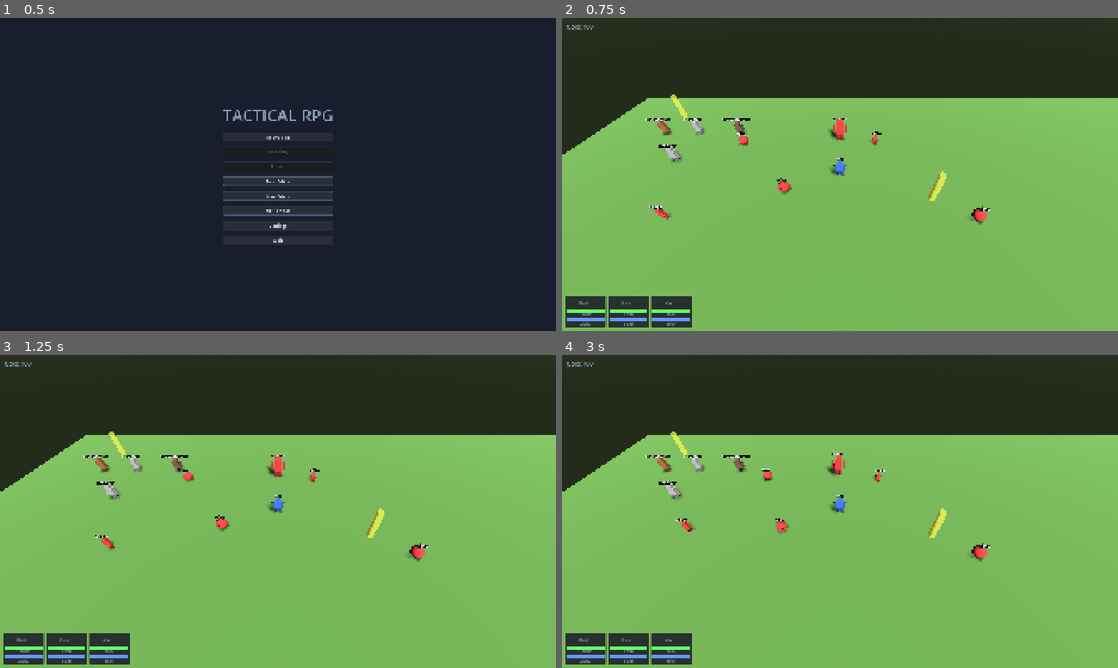
Above: before the commit, frames 1-4 (two rows, left to right).
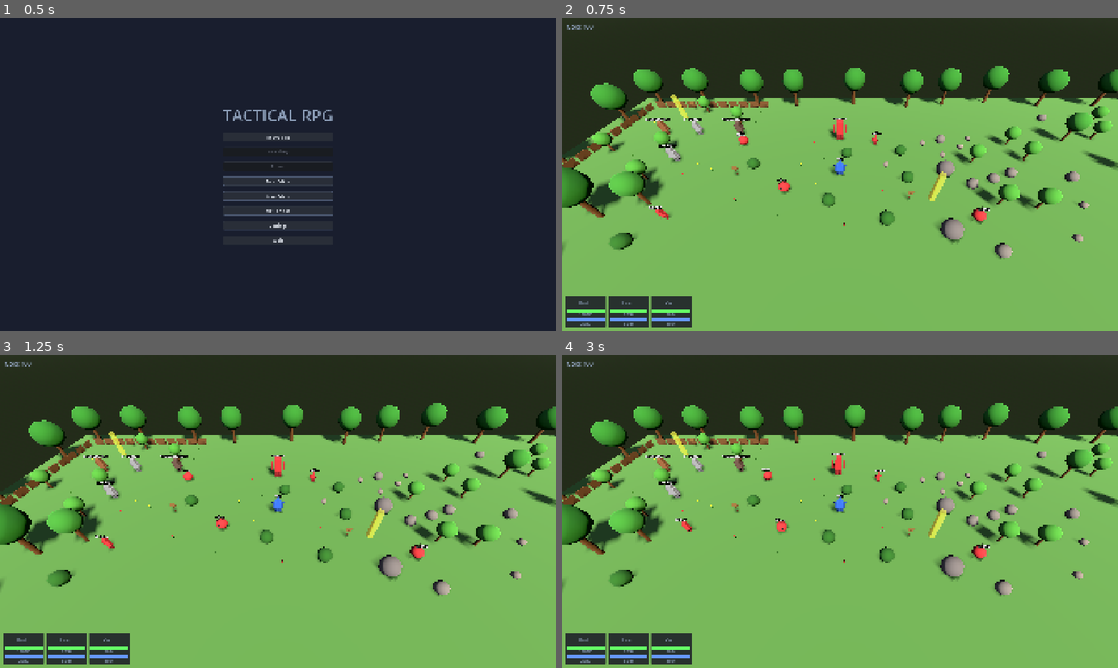
Above: after the commit, the same moments.

Repository: LampeB/tactical-rpg-game
Game: Godot game, scene res://scenes/main_menu/main_menu.tscn
Two runs of this game, one before a commit and one after it. Both use one fixed random seed, a clock stepped at 60 frames per second and the inputs below.
Inputs (mouse positions are in pixels of both pictures, inside the frame that each line leads up to):
- Up to frame 1 (0.5 s): no input
- Up to frame 2 (0.75 s): click "New Game" at 0.5 s
- Up to frame 3 (1.25 s): no input
- Up to frame 4 (3 s): tap Enter at 1.25 s; move the mouse to (962, 495) at 1.27 s; hold D (move_right) 1.28-2 s; hold T (fast_travel) 1.28-2 s; click (962, 495) at 1.42 s; tap Space at 1.52 s; click "Travel" at 2 s; click "Cancel" at 2.75 s

Frame 1 is identical in both runs. In frame 2, 10% of the frame differs, in the area x 0-100%, y 15-78%; in frame 3, 10%; in frame 4, 10%.

Commit message:
Populate overworld with procedural 3D decorations
Add _populate_world() to overworld.gd that spawns ~180 CSG objects
using seeded RNG (seed=42) for deterministic placement. Zones:
border trees, forest west/north, town (flowers/grass/small trees),
road edges (bushes/flowers), cave area (rocks), eastern wilds.
Fences line town south+west edges, signs at town/cave/road fork.
2.5-unit exclusion radius around NPCs, markers, enemies, player.

Co-Authored-By: Claude Opus 4.6 <noreply@anthropic.com>

Diff:
--- a/scenes/world/overworld.gd
+++ b/scenes/world/overworld.gd
@@ -14,6 +14,20 @@
 const MESSAGE_DISPLAY_TIME: float = 3.0  ## Seconds to show messages
 const _PAUSE_SCENE := preload("res://scenes/menus/pause_menu.tscn")
 const _PARTY_HUD_SCRIPT := preload("res://scenes/world/party_hud.gd")
+
+# Decoration scenes
+const _TREE_LARGE := preload("res://scenes/world/objects/tree_large.tscn")
+const _TREE_MEDIUM := preload("res://scenes/world/objects/tree_medium.tscn")
+const _TREE_SMALL := preload("res://scenes/world/objects/tree_small.tscn")
+const _ROCK_LARGE := preload("res://scenes/world/objects/rock_large.tscn")
+const _ROCK_MEDIUM := preload("res://scenes/world/objects/rock_medium.tscn")
+const _ROCK_SMALL := preload("res://scenes/world/objects/rock_small.tscn")
+const _BUSH := preload("res://scenes/world/objects/bush.tscn")
+const _FENCE := preload("res://scenes/world/objects/fence.tscn")
+const _SIGN := preload("res://scenes/world/objects/sign.tscn")
+const _FLOWER_RED := preload("res://scenes/world/objects/flower_red.tscn")
+const _FLOWER_YELLOW := preload("res://scenes/world/objects/flower_yellow.tscn")
+const _GRASS := preload("res://scenes/world/objects/grass_tuft.tscn")
 
 var _message_timer: float = 0.0
 var _current_message: String = ""
@@ -68,6 +82,9 @@
 
 	# Snap camera to player immediately, then allow smooth follow
 	_orbit_camera.global_position = _player.global_position
+
+	# Populate world with decorations (trees, rocks, bushes, etc.)
+	_populate_world()
 
 	# Enable enemy detection after scene is fully loaded and player is positioned
 	_enable_enemy_detection()
@@ -296,3 +313,119 @@
 	_pause_menu_instance = null
 	SceneManager.clear_stack()
 	SceneManager.replace_scene("res://scenes/main_menu/main_menu.tscn")
+
+
+# === World Population ===
+
+func _populate_world() -> void:
+	## Procedurally spawns trees, rocks, bushes, flowers, fences, and signs.
+	## Uses seeded RNG for deterministic placement across sessions.
+	var decorations := Node3D.new()
+	decorations.name = "Decorations"
+
+	# Gather exclusion positions from entities (keep 2.5-unit radius clear)
+	var exclusions: Array[Vector3] = [_player.global_position]
+	for marker in _location_markers.get_children():
+		if marker is Node3D:
+			exclusions.append(marker.position)
+	for enemy in $Enemies.get_children():
+		if enemy is Node3D:
+			exclusions.append(enemy.position)
+	for child in get_children():
+		if "npc_id" in child and child is Node3D:
+			exclusions.append(child.position)
+
+	var rng := RandomNumberGenerator.new()
+	rng.seed = 42
+	var placed: Array[Vector3] = []
+
+	# Zone definitions: rect = Rect2(x, z, width, depth) in XZ plane
+	var zones: Array[Dictionary] = [
+		# Border trees (edges of 80x50 map)
+		{"rect": Rect2(1, 1, 78, 2), "objects": [_TREE_LARGE], "count": 15, "spacing": 5.0},
+		{"rect": Rect2(1, 47, 78, 2), "objects": [_TREE_LARGE], "count": 15, "spacing": 5.0},
+		{"rect": Rect2(1, 3, 2, 44), "objects": [_TREE_LARGE], "count": 8, "spacing": 5.0},
+		{"rect": Rect2(77, 3, 2, 44), "objects": [_TREE_LARGE], "count": 8, "spacing": 5.0},
+		# Forest West (x:0-15, z:20-48)
+		{"rect": Rect2(0, 20, 15, 28), "objects": [_TREE_LARGE, _TREE_LARGE, _TREE_MEDIUM, _BUSH], "count": 25, "spacing": 3.0},
+		# Forest North (x:15-65, z:35-48)
+		{"rect": Rect2(15, 35, 50, 13), "objects": [_TREE_LARGE, _TREE_MEDIUM, _TREE_SMALL, _BUSH], "count": 25, "spacing": 3.0},
+		# Town (x:4-19, z:4-18) — light decorations only
+		{"rect": Rect2(4, 4, 15, 14), "objects": [_TREE_SMALL, _FLOWER_RED, _FLOWER_YELLOW, _GRASS, _GRASS], "count": 25, "spacing": 1.5},
+		# Road edges (x:20-38, z:12-24)
+		{"rect": Rect2(20, 12, 18, 12), "objects": [_BUSH, _FLOWER_RED, _FLOWER_YELLOW, _GRASS], "count": 15, "spacing": 2.0},
+		# Cave area (x:33-50, z:10-25) — rocky terrain
+		{"rect": Rect2(33, 10, 17, 15), "objects": [_ROCK_LARGE, _ROCK_MEDIUM, _ROCK_SMALL, _ROCK_SMALL, _TREE_SMALL], "count": 18, "spacing": 2.0},
+		# Eastern wilds (x:50-78, z:2-48) — mixed wilderness
+		{"rect": Rect2(50, 2, 28, 46), "objects": [_TREE_MEDIUM, _TREE_SMALL, _ROCK_MEDIUM, _ROCK_SMALL, _BUSH], "count": 30, "spacing": 3.5},
+	]
+
+	for zone in zones:
+		var rect: Rect2 = zone["rect"]
+		var obj_list: Array = zone["objects"]
+		var count: int = zone["count"]
+		var spacing: float = zone["spacing"]
+		var placed_in_zone: int = 0
+		var attempts: int = 0
+
+		while placed_in_zone < count and attempts < count * 10:
+			attempts += 1
+			var x: float = rng.randf_range(rect.position.x, rect.position.x + rect.size.x)
+			var z: float = rng.randf_range(rect.position.y, rect.position.y + rect.size.y)
+			var pos := Vector3(x, 0, z)
+
+			if _is_valid_placement(pos, exclusions, placed, spacing):
+				var scene: PackedScene = obj_list[rng.randi_range(0, obj_list.size() - 1)]
+				var obj: Node3D = scene.instantiate()
+				obj.position = pos
+				obj.rotation.y = rng.randf_range(0, TAU)
+				decorations.add_child(obj)
+				placed.append(pos)
+				placed_in_zone += 1
+
+	# Town fences along south edge (z=3, x:4→20)
+	var fence_x: float = 4.0
+	while fence_x <= 20.0:
+		var fence_obj: Node3D = _FENCE.instantiate()
+		fence_obj.position = Vector3(fence_x, 0, 3.0)
+		decorations.add_child(fence_obj)
+		fence_x += 1.5
+
+	# Town fences along west edge (x=3, z:4→18)
+	var fence_z: float = 4.0
+	while fence_z <= 18.0:
+		var fence_obj: Node3D = _FENCE.instantiate()
+		fence_obj.position = Vector3(3.0, 0, fence_z)
+		fence_obj.rotation.y = PI / 2.0
+		decorations.add_child(fence_obj)
+		fence_z += 1.5
+
+	# Signs at key locations
+	for sign_pos in [Vector3(9, 0, 3.5), Vector3(36, 0, 20), Vector3(20, 0, 17)]:
+		var sign_obj: Node3D = _SIGN.instantiate()
+		sign_obj.position = sign_pos
+		decorations.add_child(sign_obj)
+
+	add_child(decorations)
+	DebugLogger.log_info("Populated world with %d decorations" % decorations.get_child_count(), "Overworld")
+
+
+func _is_valid_placement(pos: Vector3, exclusions: Array[Vector3], placed_list: Array[Vector3], min_spacing: float) -> bool:
+	## Returns false if pos is too close to any exclusion zone or previously placed object.
+	const EXCLUSION_RADIUS := 2.5
+	var excl_sq: float = EXCLUSION_RADIUS * EXCLUSION_RADIUS
+	var spacing_sq: float = min_spacing * min_spacing
+
+	for excl in exclusions:
+		var dx: float = pos.x - excl.x
+		var dz: float = pos.z - excl.z
+		if dx * dx + dz * dz < excl_sq:
+			return false
+
+	for p in placed_list:
+		var dx: float = pos.x - p.x
+		var dz: float = pos.z - p.z
+		if dx * dx + dz * dz < spacing_sq:
+			return false
+
+	return true
